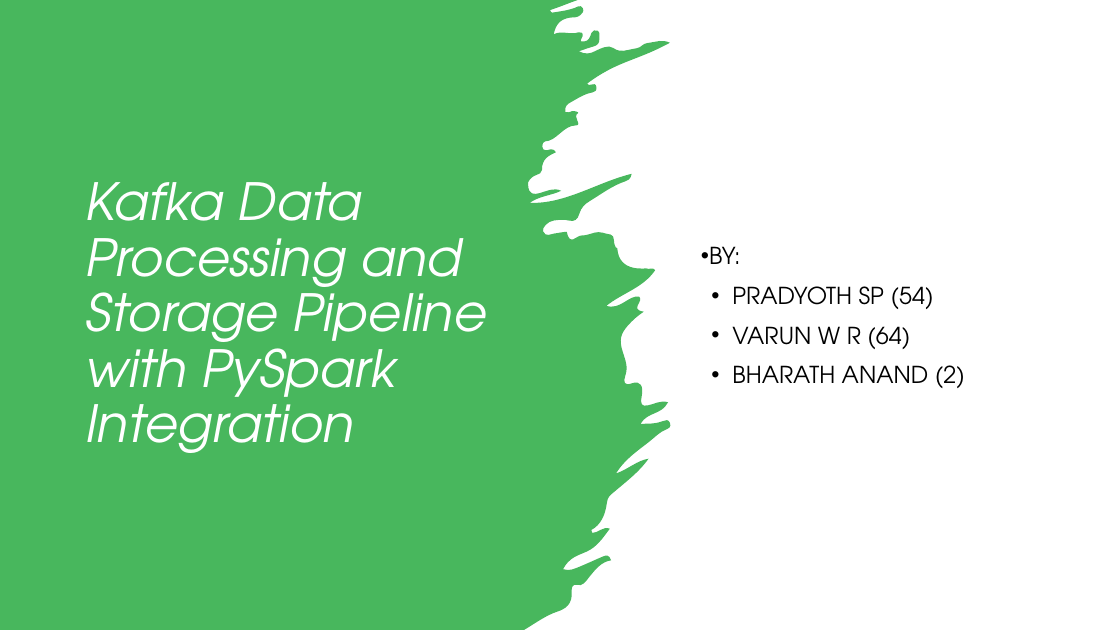
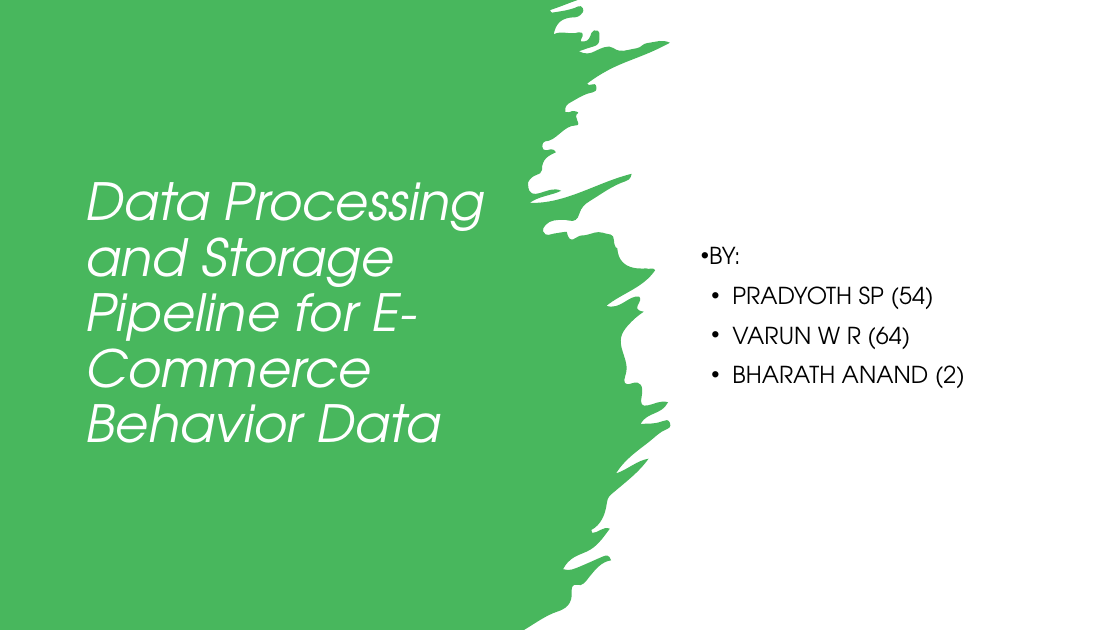
Before and after one commit to Pradyothsp/bd-pipeline, a slide deck: slide 1 of reports/Presentation.pptx. Drawn at 1120x630 pixels with LibreOffice and Linux fonts; fonts in the diff are those of the drawing. Boxes give left, top, right and bottom in pixels: in the first picture for what was removed or moved away, otherwise in the second. Text is boxed around its words. In the diff, an @@ line names an element or a change of style, - is before the commit and + after.

```diff
--- a/reports/Presentation.pptx
+++ b/reports/Presentation.pptx
@@ title at box(85, 182, 484, 443): text changed @@
-Kafka Data Processing and Storage Pipeline with PySpark Integration
+Data Processing and Storage Pipeline for E-Commerce Behavior Data
```
Also in this commit, not shown: 2 other slides changed, 5 slides added, 3 slides removed, 2 other files.
